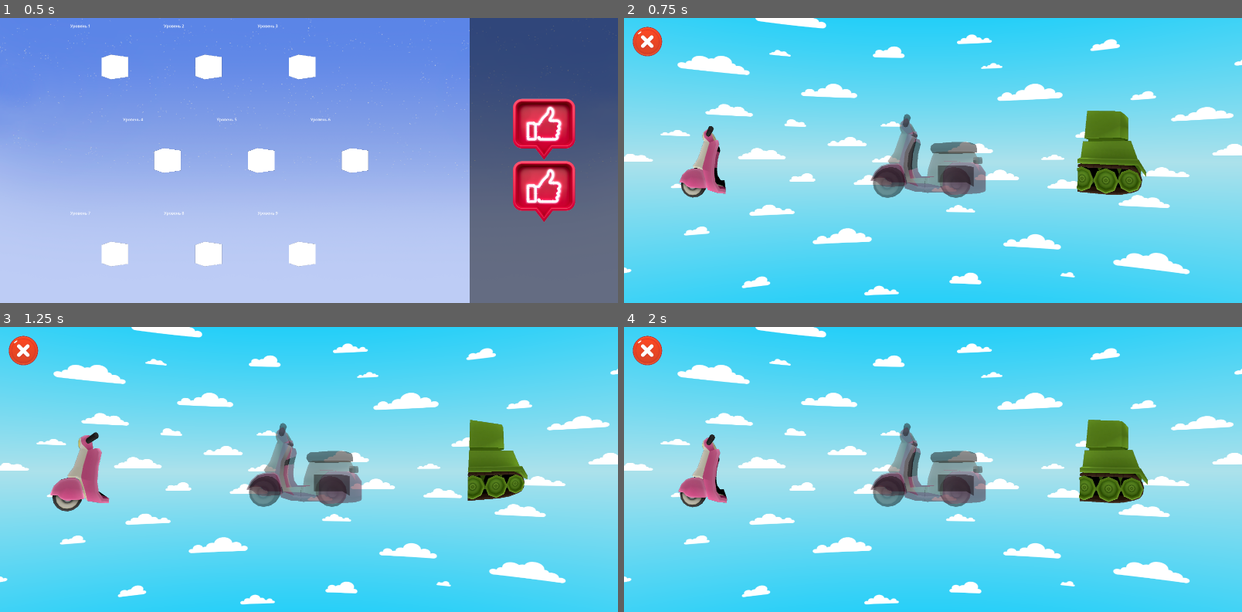
Above: before the commit, frames 1-4 (two rows, left to right).
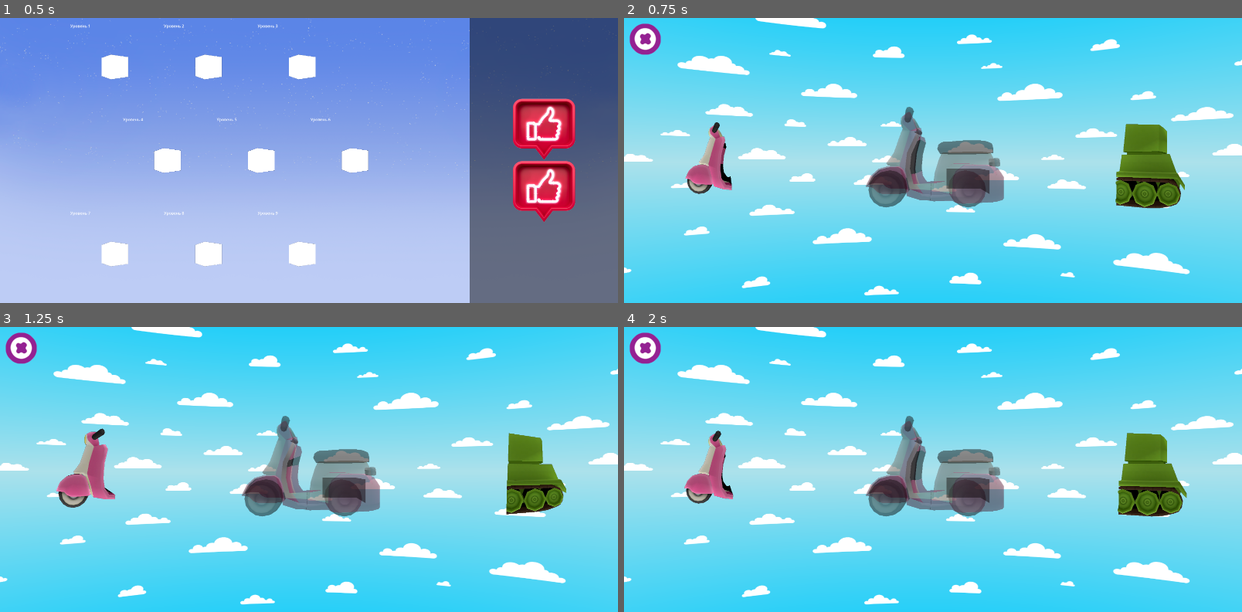
Above: after the commit, the same moments.

Repository: igna4hos/PuzzleGameGodot
Game: Godot game, scene res://scenes/start_menu.tscn
The game is run twice, just before and just after one commit, with the same random seed, the same clock (stepped at 60 frames per second) and the same inputs.
Inputs (mouse positions are in pixels of both pictures, inside the frame that each line leads up to):
- Up to frame 1 (0.5 s): no input
- Up to frame 2 (0.75 s): click "Уровень 1" at 0.5 s
- Up to frame 3 (1.25 s): no input
- Up to frame 4 (2 s): move the mouse to (1068, 455) at 1.27 s; click (1068, 455) at 1.42 s

Frame 1 is identical in both runs. In frame 2, 8.6% of the frame differs, in the area x 0-91%, y 1-67%; in frame 3, 8.0%; in frame 4, 8.5%.

Commit message:
#3: we adjust the dimensions to real sizes

Diff:
--- a/scenes/main_level.tscn
+++ b/scenes/main_level.tscn
@@ -7,7 +7,7 @@
 [ext_resource type="Script" uid="uid://ddu2crcijv8ut" path="res://scripts/Gameplay/node_2d_move.gd" id="4_qmak7"]
 [ext_resource type="Script" uid="uid://cxroxd4wm0t23" path="res://scripts/Gameplay/DetailConnectorController.gd" id="5_8ra5a"]
 [ext_resource type="PackedScene" uid="uid://bglcl2xlmnoeu" path="res://scenes/AssembledModel.tscn" id="6_5fr2l"]
-[ext_resource type="Texture2D" uid="uid://bwufm0j815s0b" path="res://assets/sprites/icons/RedExitButton.png" id="7_u2c82"]
+[ext_resource type="Texture2D" uid="uid://bryi5e5121se7" path="res://assets/sprites/icons/ExitButtonIcons.png" id="8_k5pu3"]
 
 [node name="MainLevel" type="Node2D"]
 script = ExtResource("1_8ra5a")
@@ -18,7 +18,7 @@
 texture = ExtResource("2_k5pu3")
 
 [node name="LeftPart" type="Node2D" parent="."]
-position = Vector2(350, 600)
+position = Vector2(375, 585)
 script = ExtResource("4_qmak7")
 
 [node name="SubViewportContainer" type="SubViewportContainer" parent="LeftPart"]
@@ -43,12 +43,14 @@
 transform = Transform3D(-1, -8.74228e-08, -3.82137e-15, 0, -4.37114e-08, 1, -8.74228e-08, 1, 4.37114e-08, 5.25, 1.2, 0)
 
 [node name="CentralPart" type="Node2D" parent="."]
+position = Vector2(1266, 585)
+scale = Vector2(1.2, 1.2)
 
 [node name="SubViewportContainer" type="SubViewportContainer" parent="CentralPart"]
-offset_left = 984.0
-offset_top = 322.0
-offset_right = 1496.0
-offset_bottom = 834.0
+offset_left = -256.0
+offset_top = -256.0
+offset_right = 256.0
+offset_bottom = 256.0
 
 [node name="SubViewport" type="SubViewport" parent="CentralPart/SubViewportContainer"]
 transparent_bg = true
@@ -64,14 +66,14 @@
 transform = Transform3D(-1, 0, -8.74228e-08, 0, 1, 0, 8.74228e-08, 0, -1, 0, 0, -1.1)
 
 [node name="RightPart" type="Node2D" parent="."]
-position = Vector2(2000, 500)
+position = Vector2(2157, 585)
 script = ExtResource("4_qmak7")
 
 [node name="SubViewportContainer" type="SubViewportContainer" parent="RightPart"]
-offset_left = -258.0
-offset_top = -226.0
-offset_right = 254.0
-offset_bottom = 286.0
+offset_left = -256.0
+offset_top = -256.0
+offset_right = 256.0
+offset_bottom = 256.0
 
 [node name="SubViewport" type="SubViewport" parent="RightPart/SubViewportContainer"]
 transparent_bg = true
@@ -89,10 +91,10 @@
 
 [node name="ExitToMenuButton" type="TextureButton" parent="."]
 offset_left = 24.0
-offset_top = 25.0
-offset_right = 384.0
-offset_bottom = 385.0
-scale = Vector2(0.4, 0.4)
-texture_normal = ExtResource("7_u2c82")
+offset_top = 24.0
+offset_right = 108.0
+offset_bottom = 108.0
+scale = Vector2(1.5, 1.5)
+texture_normal = ExtResource("8_k5pu3")
 
 [connection signal="pressed" from="ExitToMenuButton" to="." method="_on_exit_to_menu_button_pressed"]
Binary file added: assets/sprites/icons/ExitButtonIcons.png
Not shown, changed: assets/sprites/icons/ExitButtonIcons.png.import
Binary file removed: assets/sprites/icons/RedExitButton.png
